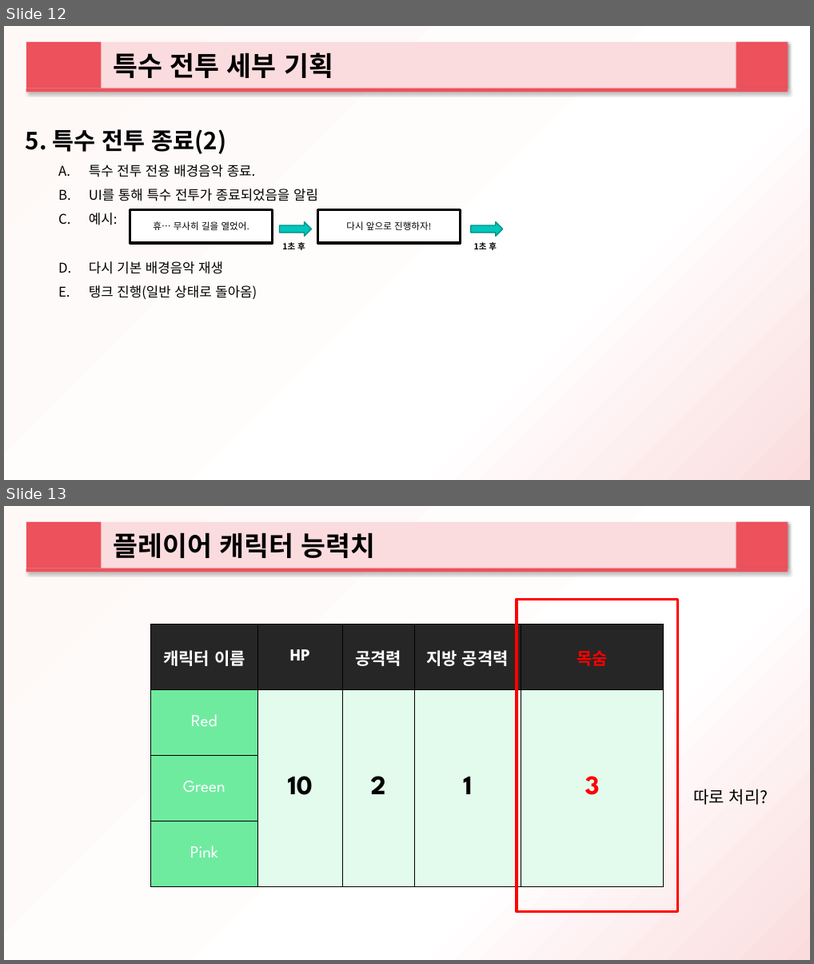
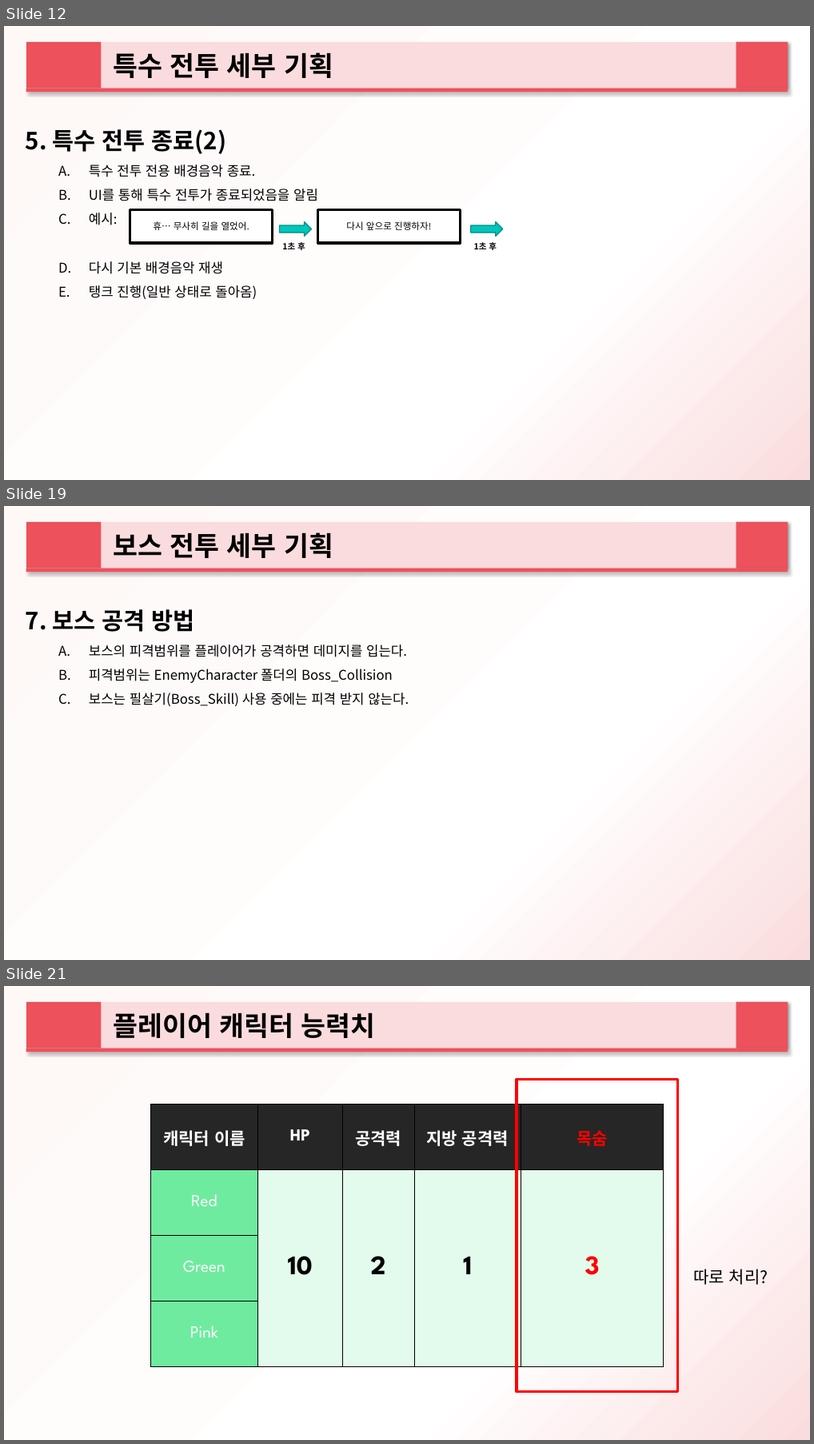
Before and after one commit to 2015184012Bang/KPU_TeamProject, a slide deck: ProjectPlan/팀원들 공유용/하트비트 추가 기획서_설정.pptx. Shown one above the other, each under a label of ours: slides 12 and 13 before the commit, slides 12, 19 and 21 after it; the slides between them are not shown. The pictures are 814x964 and 814x1444 pixels, drawn with LibreOffice and Linux fonts; fonts in the diff are those of the drawing. Boxes give left, top, right and bottom in pixels: in the first picture for what was removed or moved away, otherwise in the second. Text is boxed around its words. In the diff, an @@ line names an element or a change of style, - is before the commit and + after.

Commit message:
Add files via upload
보스 세부 기획 추가

```diff
--- a/ProjectPlan/팀원들 공유용/하트비트 추가 기획서_설정.pptx
+++ b/ProjectPlan/팀원들 공유용/하트비트 추가 기획서_설정.pptx
@@ slide 19 added at [4, 506, 810, 960], background gradient #FEF8F7 to #FFFFFF to #FBDCDE @@
@@ rectangle added at [26, 522, 102, 568], fill #ED515C @@
@@ rectangle added at [102, 522, 789, 568], fill #FBDCDE, 32 pt, text #000000, bold @@
+보스 전투 세부 기획
@@ rectangle added at [737, 522, 788, 568], fill #ED515C @@
@@ rounded rectangle added at [26, 568, 789, 572], fill #ED515C @@
@@ text added at [26, 609, 195, 632], 28 pt, text #000000, bold @@
+7. 보스 공격 방법
@@ text added at [89, 644, 409, 706], 16 pt, text #000000 @@
+A. 보스의 피격범위를 플레이어가 공격하면 데미지를 입는다.
+B. 피격범위는 EnemyCharacter 폴더의 Boss_Collision
+C. 보스는 필살기(Boss_Skill) 사용 중에는 피격 받지 않는다.
@@ what was slide 13 is now slide 21 @@
```
Also in this commit, not shown: 4 slides changed, 7 other slides added.
